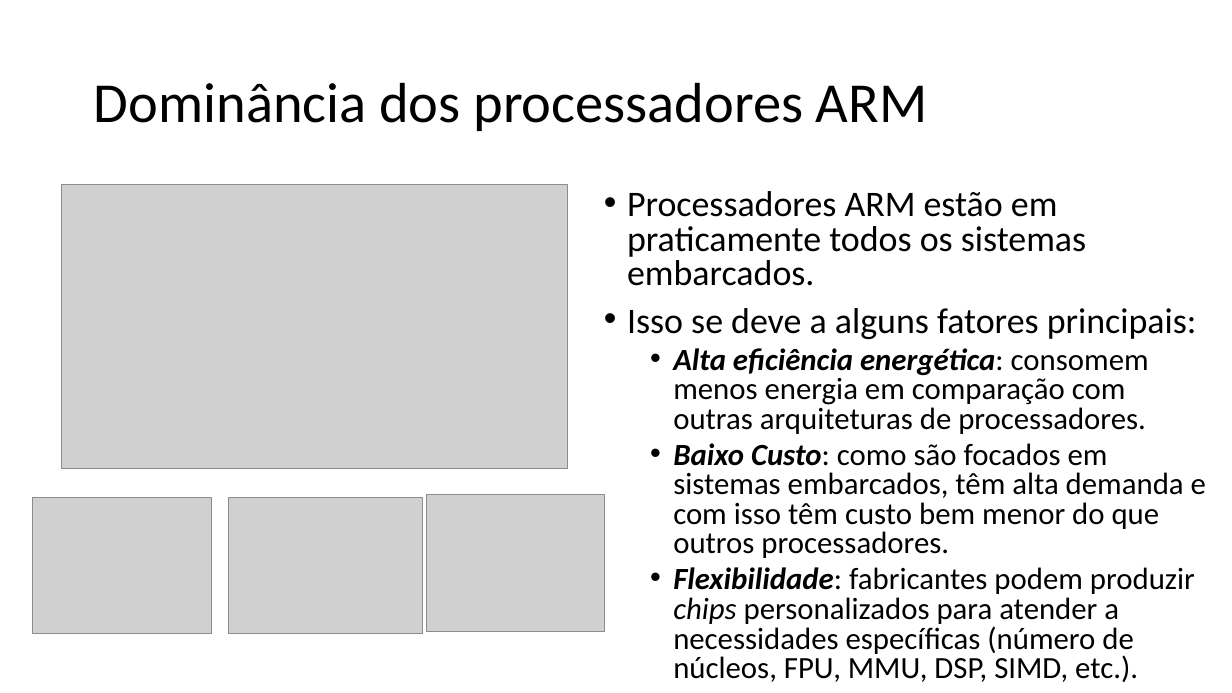
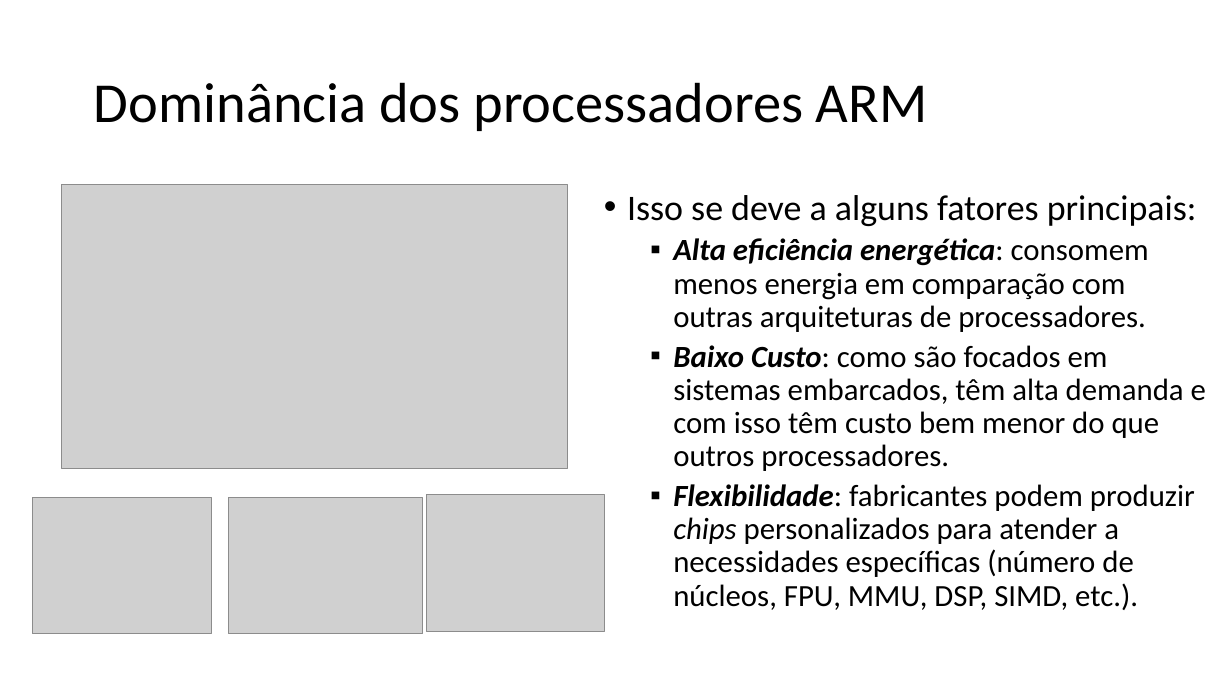
Before and after one commit to zz4fap/tp557-iot-ml, a slide deck: slide 23 of slides/TP557_2_Desafios_do_TinyML_sistemas_embarcados.pptx (slide 22 before the commit). Drawn at 1232x693 pixels with LibreOffice and Linux fonts; fonts in the diff are those of the drawing; grey boxes stand for pictures. Boxes give left, top, right and bottom in pixels: in the first picture for what was removed or moved away, otherwise in the second. Text is boxed around its words. In the diff, an @@ line names an element or a change of style, - is before the commit and + after.

```diff
--- a/slides/TP557_2_Desafios_do_TinyML_sistemas_embarcados.pptx
+++ b/slides/TP557_2_Desafios_do_TinyML_sistemas_embarcados.pptx
@@ text "Isso se deve a alguns ..." at <box>627,195,1206,610</box>: line spacing 0.8 to 0.9; bullet • to ▪ @@
@@ text at <box>627,191,1086,286</box>: paragraph removed @@
-• Processadores ARM estão em praticamente todos os sistemas embarcados.
```
Also in this commit, not shown: 24 other slides changed, 4 slides added, 1 other file.
